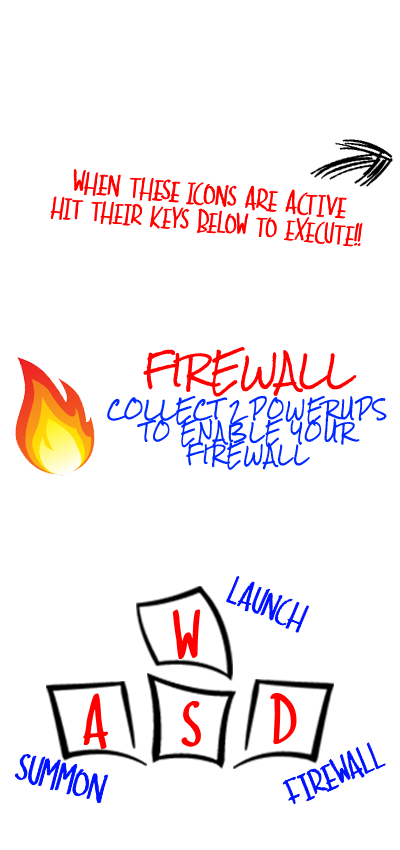
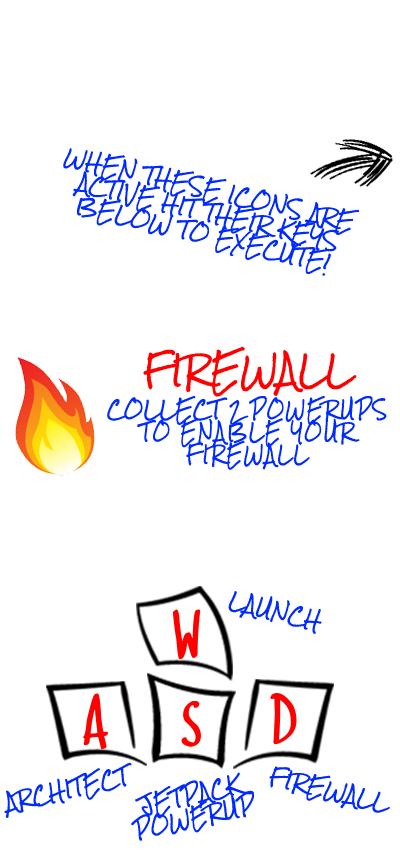
Layered file, before and after one edit (400x850). Changes by layer:
hid "Launch" (1st of 2) over [225, 575, 310, 633]
added layer "Icons" above "Jetpack" over [63, 148, 360, 276]
added layer "Jetpack" above "Summon" over [131, 772, 254, 841]
added layer "Summon" (1st of 2) above "Firewall" over [4, 762, 132, 818]
added layer "Firewall" (1st of 2) above "Launch" over [269, 766, 390, 813]
added layer "Launch" (2nd of 2) above "COLLECT 2 POWERUPS TO ENABLE YOUR FIREWALL" over [228, 591, 322, 634]
hid "Firewall" (2nd of 2) over [282, 742, 386, 804]
hid "Summon" (2nd of 2) over [14, 753, 109, 804]
hid "hit their keys" over [50, 196, 363, 247]
hid "When these icons" over [73, 168, 347, 219]
